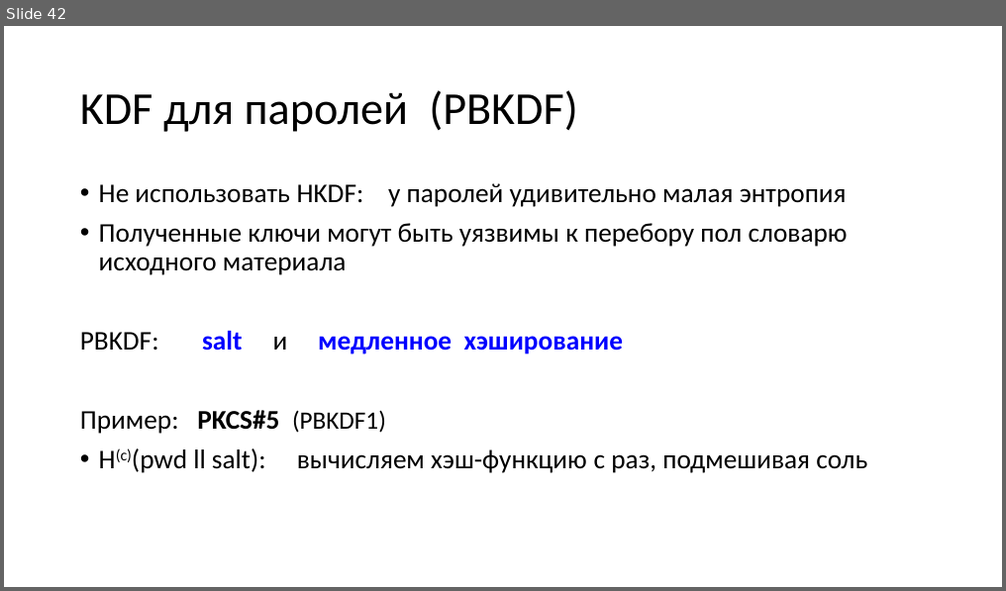
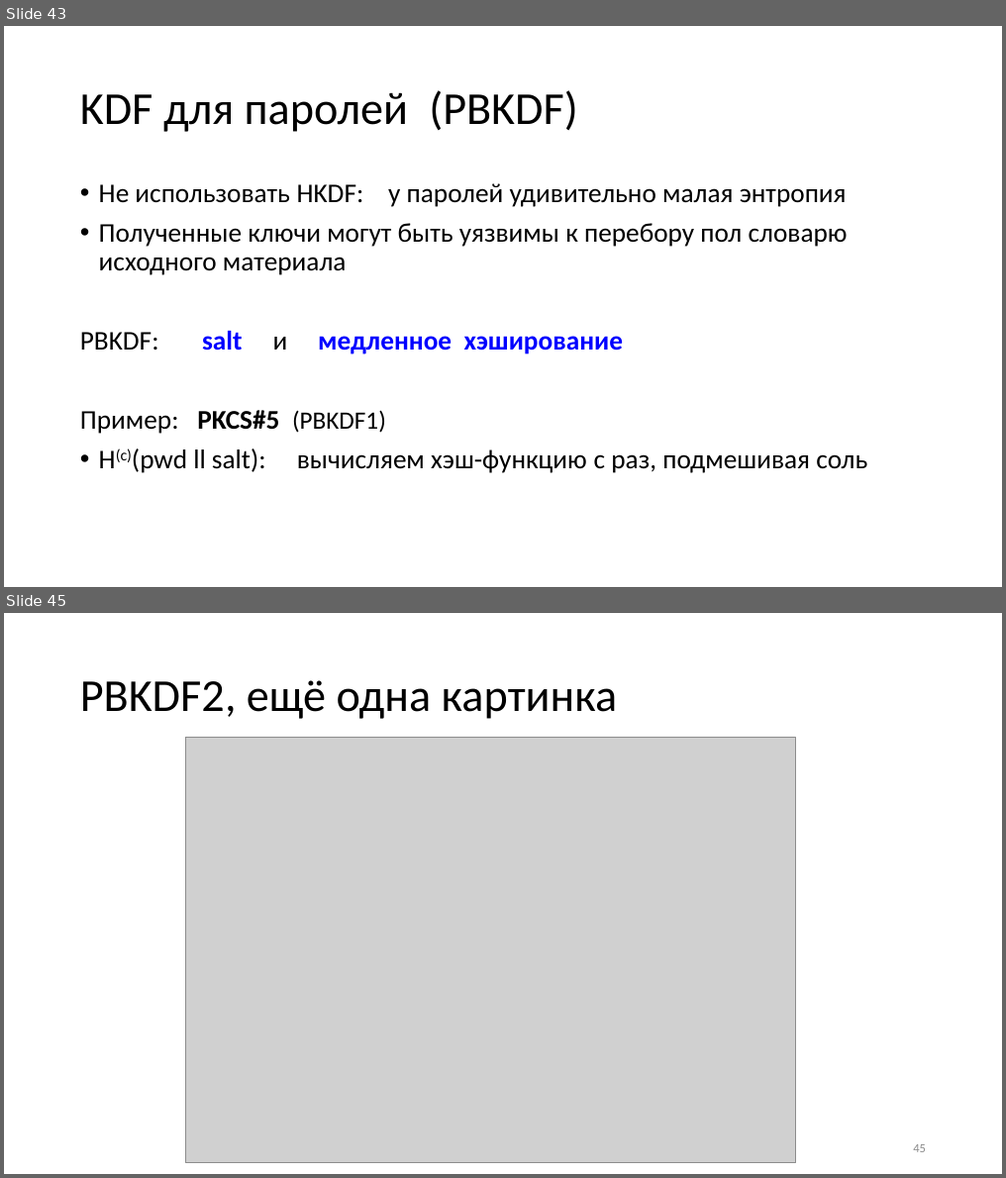
Before and after one commit to GeorgyFirsov-s-forks/CryptoLectures, a slide deck: Lectures/Lecture11.pptx. Shown one above the other, each under a label of ours: slide 42 before the commit, slides 43 and 45 after it; the slides between them are not shown. The pictures are 1006x591 and 1006x1178 pixels, drawn with LibreOffice and Linux fonts; fonts in the diff are those of the drawing; grey boxes stand for pictures. Boxes give left, top, right and bottom in pixels: in the first picture for what was removed or moved away, otherwise in the second. Text is boxed around its words. In the diff, an @@ line names an element or a change of style, - is before the commit and + after.

```diff
--- a/Lectures/Lecture11.pptx
+++ b/Lectures/Lecture11.pptx
@@ slide 45 added at bbox=[4, 613, 1002, 1174], background #FFFFFF @@
@@ title added at bbox=[80, 680, 618, 719], 44 pt, text #000000 @@
+PBKDF2, ещё одна картинка
@@ picture added at bbox=[186, 738, 796, 1163] @@
@@ page number added at bbox=[913, 1145, 926, 1153], 12 pt, text #8C8C8C @@
+45
@@ what was slide 42 is now slide 43 @@
```
Also in this commit, not shown: 4 slides changed, 2 other slides added, 1 other file.
